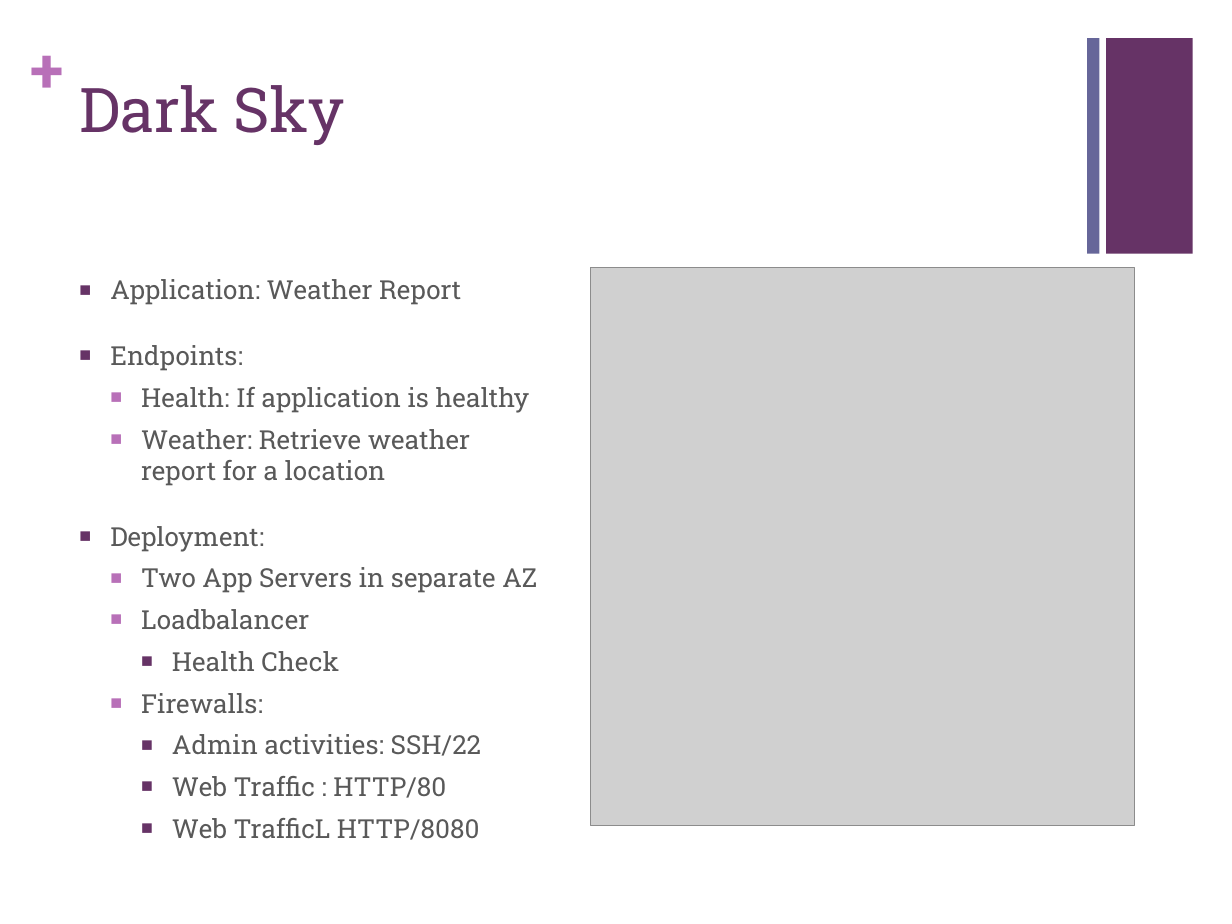
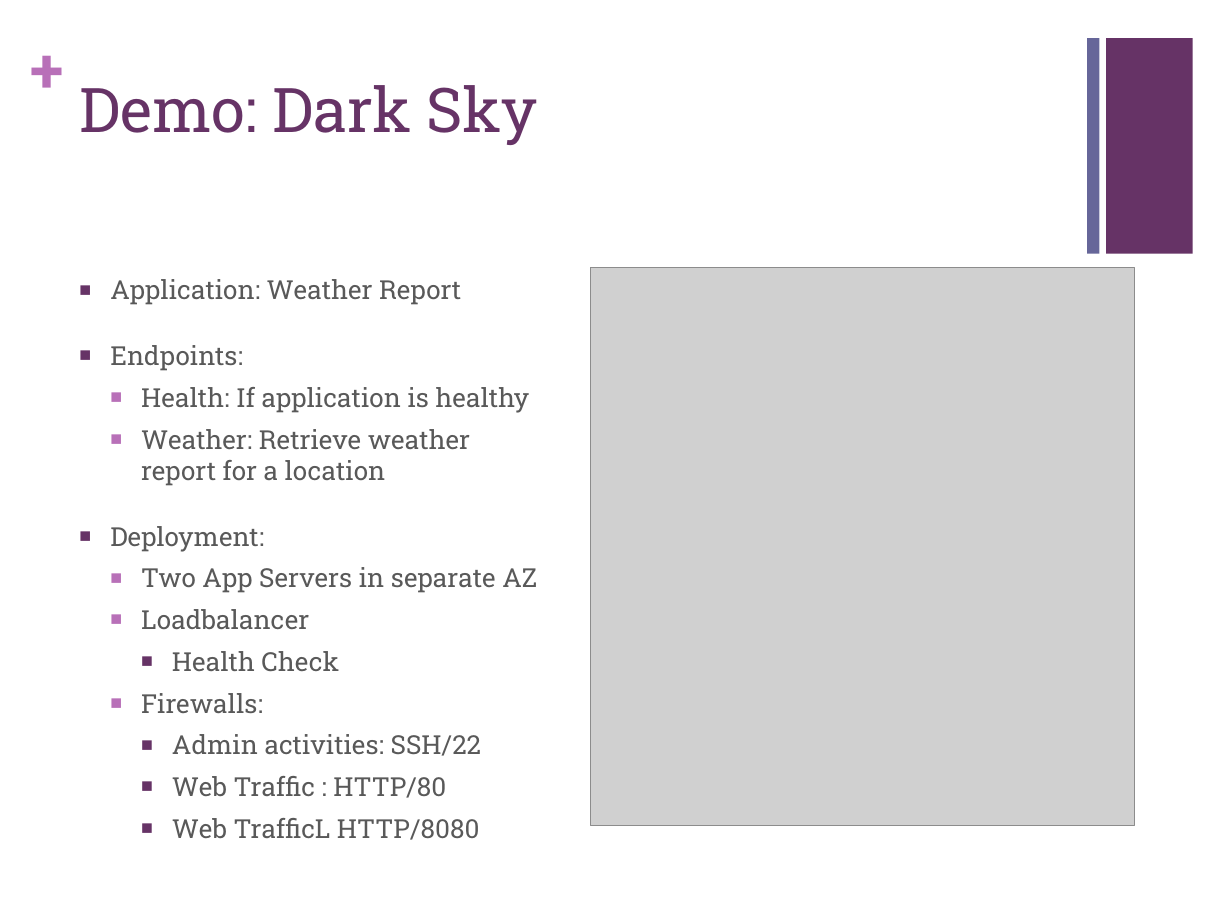
Before and after one commit to arbhatt/ajanta, a slide deck: slide 6 of PlatformPlanning.pptx. Drawn at 1232x924 pixels with LibreOffice and Linux fonts; fonts in the diff are those of the drawing; grey boxes stand for pictures. Boxes give left, top, right and bottom in pixels: in the first picture for what was removed or moved away, otherwise in the second. Text is boxed around its words. In the diff, an @@ line names an element or a change of style, - is before the commit and + after.

Commit message:
Update with DarkSky

```diff
--- a/PlatformPlanning.pptx
+++ b/PlatformPlanning.pptx
@@ title at bbox=[79, 85, 537, 145]: text changed @@
-Dark Sky
+Demo: Dark Sky
```
Also in this commit, not shown: 2 other files.
